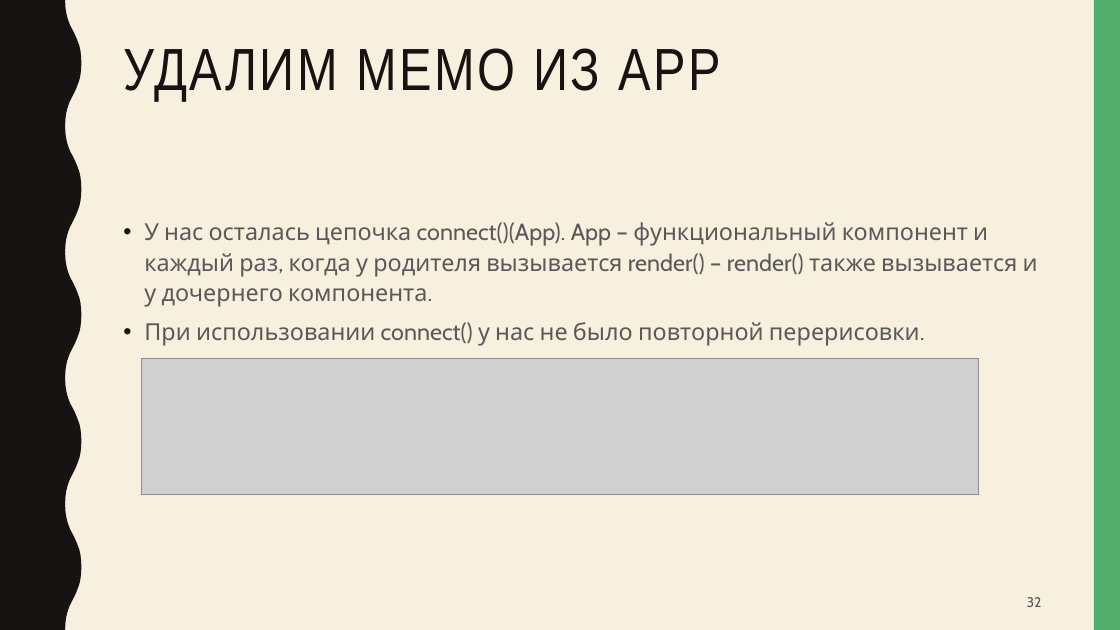
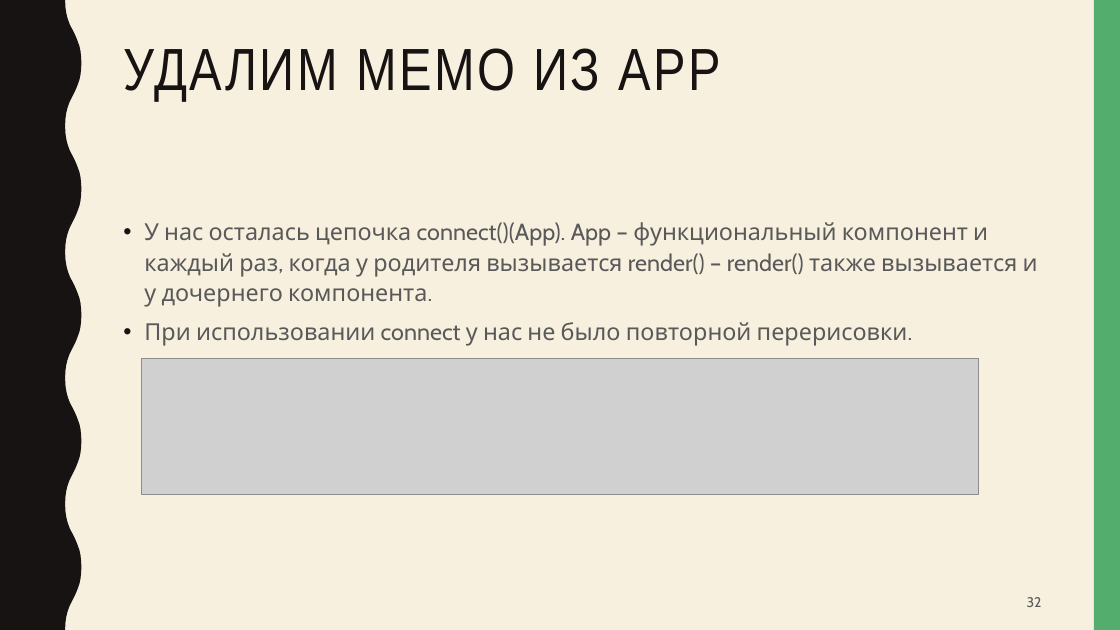
Before and after one commit to artem-gorokhovskii/PureComponent-VS-memo, a slide deck: slide 32 of PureComponent-vs-memo.pptx. Drawn at 1120x630 pixels with LibreOffice and Linux fonts; fonts in the diff are those of the drawing; grey boxes stand for pictures. Boxes give left, top, right and bottom in pixels: in the first picture for what was removed or moved away, otherwise in the second. Text is boxed around its words. In the diff, an @@ line names an element or a change of style, - is before the commit and + after.

```diff
--- a/PureComponent-vs-memo.pptx
+++ b/PureComponent-vs-memo.pptx
@@ text at [144,322,908,346]: text changed @@
-• При использовании connect() у нас не было повторной перерисовки.
+• При использовании connect у нас не было повторной перерисовки.
```
Also in this commit, not shown: 4 other slides changed.
